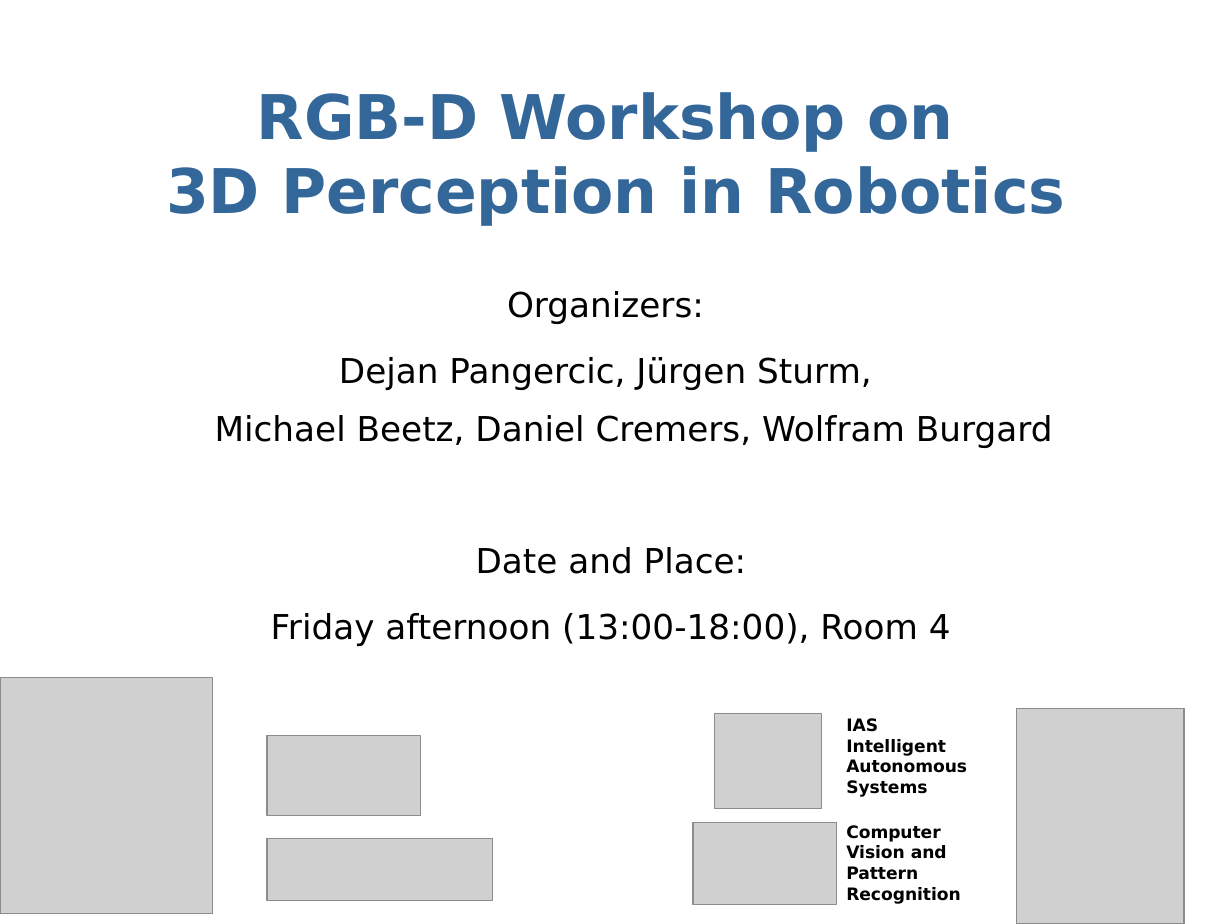
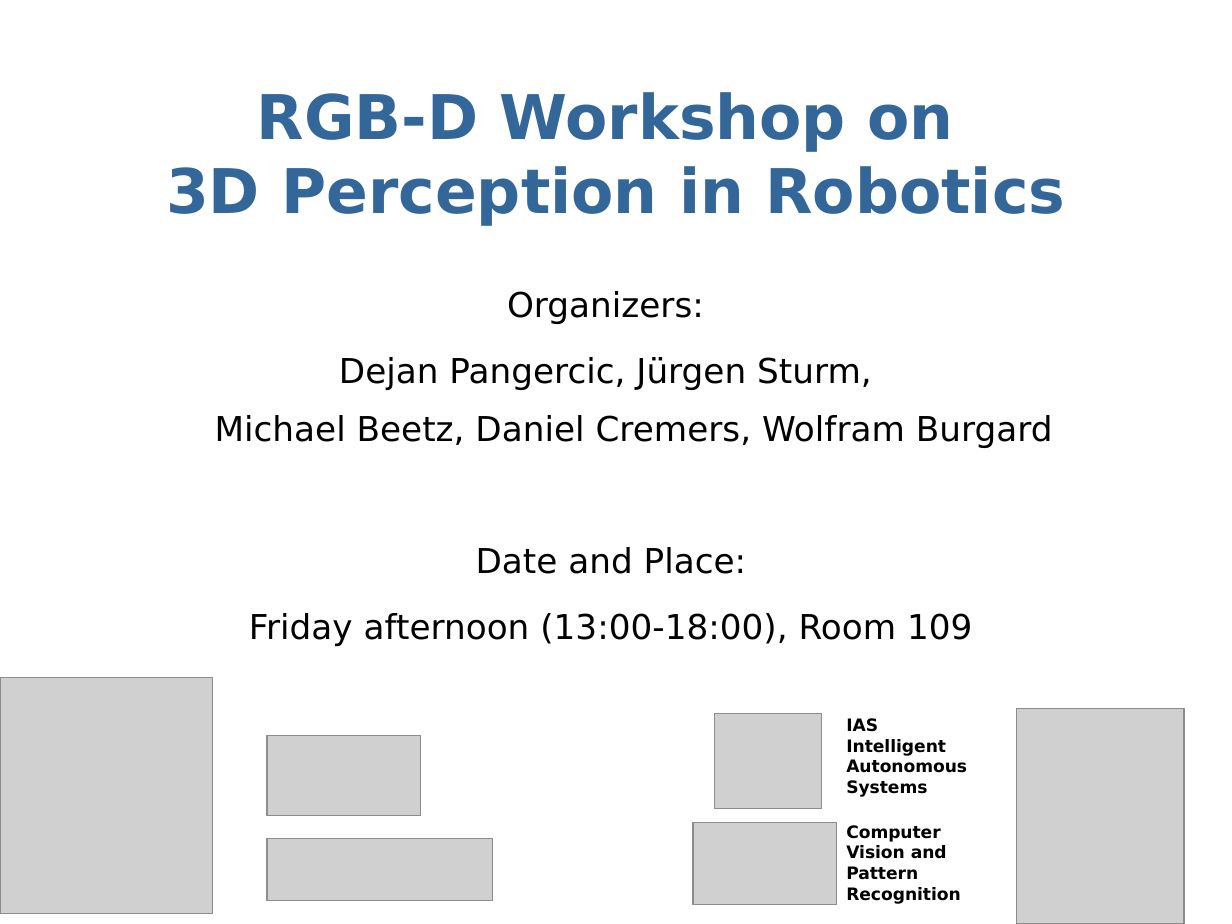
Before and after one commit to dejanpan/rgbd2011, a slide deck: slide 1 of presentations/sturm11rgbd-intro.ppt. Drawn at 1232x924 pixels with LibreOffice and Linux fonts; fonts in the diff are those of the drawing; grey boxes stand for pictures. Boxes give left, top, right and bottom in pixels: in the first picture for what was removed or moved away, otherwise in the second. Text is boxed around its words. In the diff, an @@ line names an element or a change of style, - is before the commit and + after.

```diff
--- a/presentations/sturm11rgbd-intro.ppt
+++ b/presentations/sturm11rgbd-intro.ppt
@@ text at (x1=249, y1=613, x2=972, y2=646): text changed @@
-Friday afternoon (13:00-18:00), Room 4
+Friday afternoon (13:00-18:00), Room 109
```
Also in this commit, not shown: 1 other slide changed, 1 other file.
